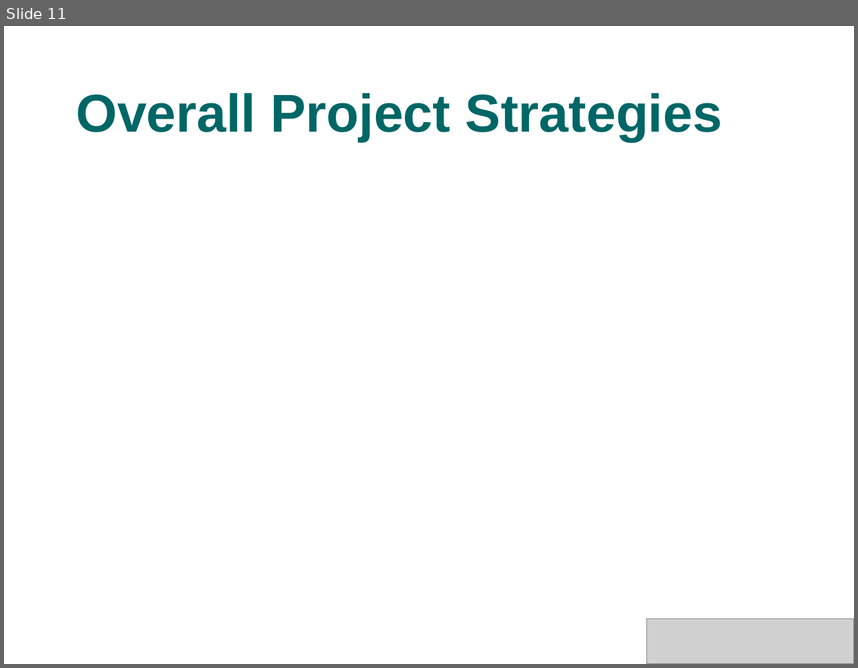
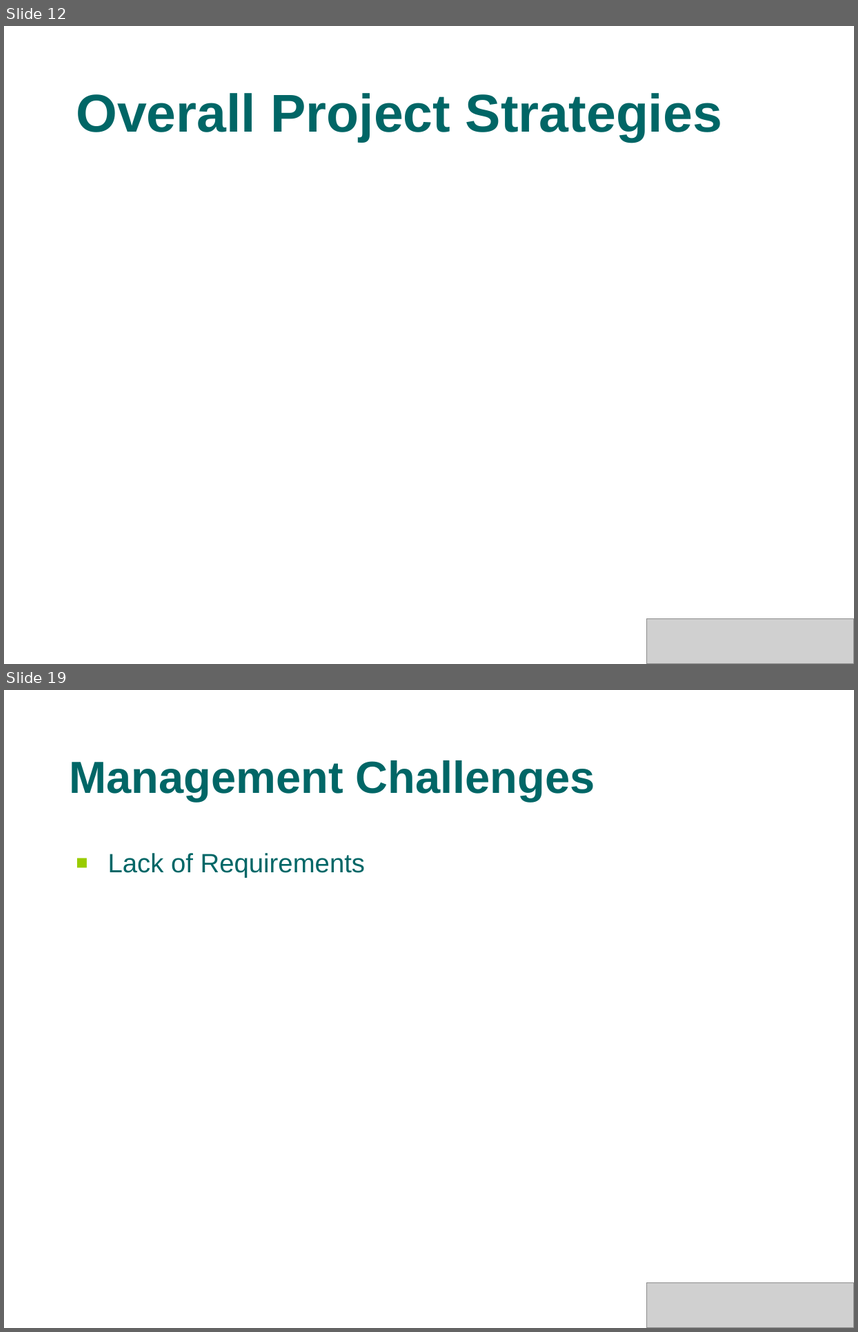
Before and after one commit to s4kshya/leezdr-repository, a slide deck: Exam Paper/MTECH_PROJ/Presentation/phase1.ppt. Shown one above the other, each under a label of ours: slide 11 before the commit, slides 12 and 19 after it; the slides between them are not shown. The pictures are 858x668 and 858x1332 pixels, drawn with LibreOffice and Linux fonts; fonts in the diff are those of the drawing; grey boxes stand for pictures; background and template pictures are left out. Boxes give left, top, right and bottom in pixels: in the first picture for what was removed or moved away, otherwise in the second. Text is boxed around its words. In the diff, an @@ line names an element or a change of style, - is before the commit and + after.

```diff
--- a/Exam Paper/MTECH_PROJ/Presentation/phase1.ppt
+++ b/Exam Paper/MTECH_PROJ/Presentation/phase1.ppt
@@ slide 19 added at [4, 690, 854, 1328], background picture (left out) @@
@@ title added at [69, 760, 595, 801], 38 pt, text #006666, bold @@
+Management Challenges
@@ text added at [108, 853, 366, 878], 22.4 pt, text #006666 @@
+■ Lack of Requirements
@@ picture added at [646, 1283, 854, 1328] @@
@@ what was slide 11 is now slide 12 @@
```
Also in this commit, not shown: 6 slides changed, 7 other slides added, 2 slides removed.
